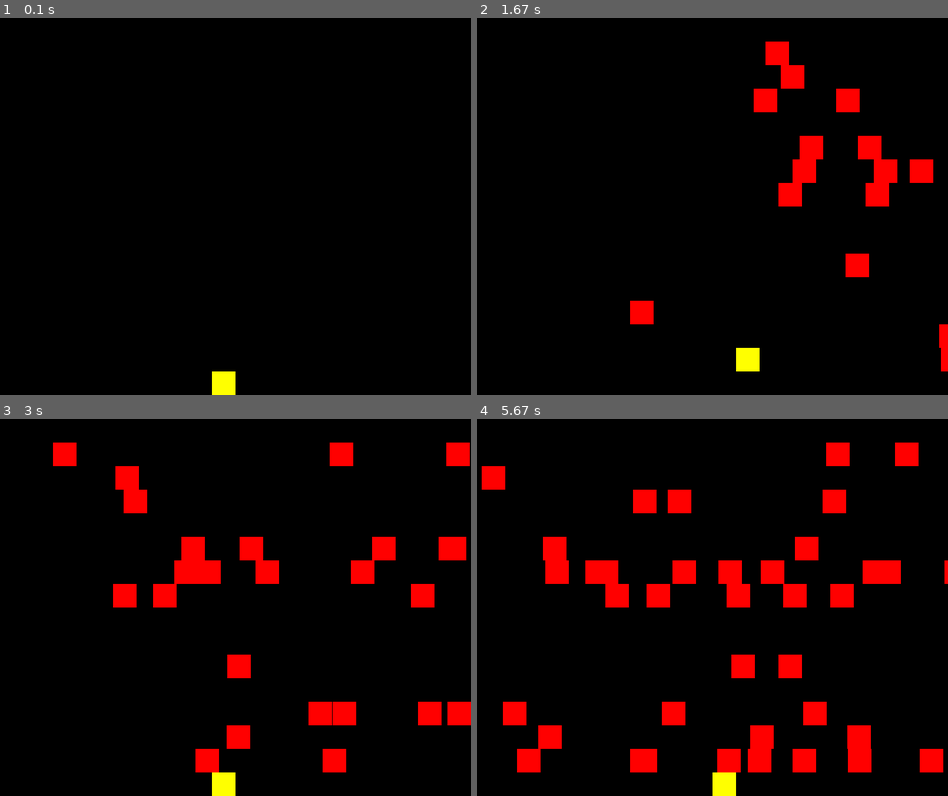
Above: before the commit, frames 1-4 (two rows, left to right).
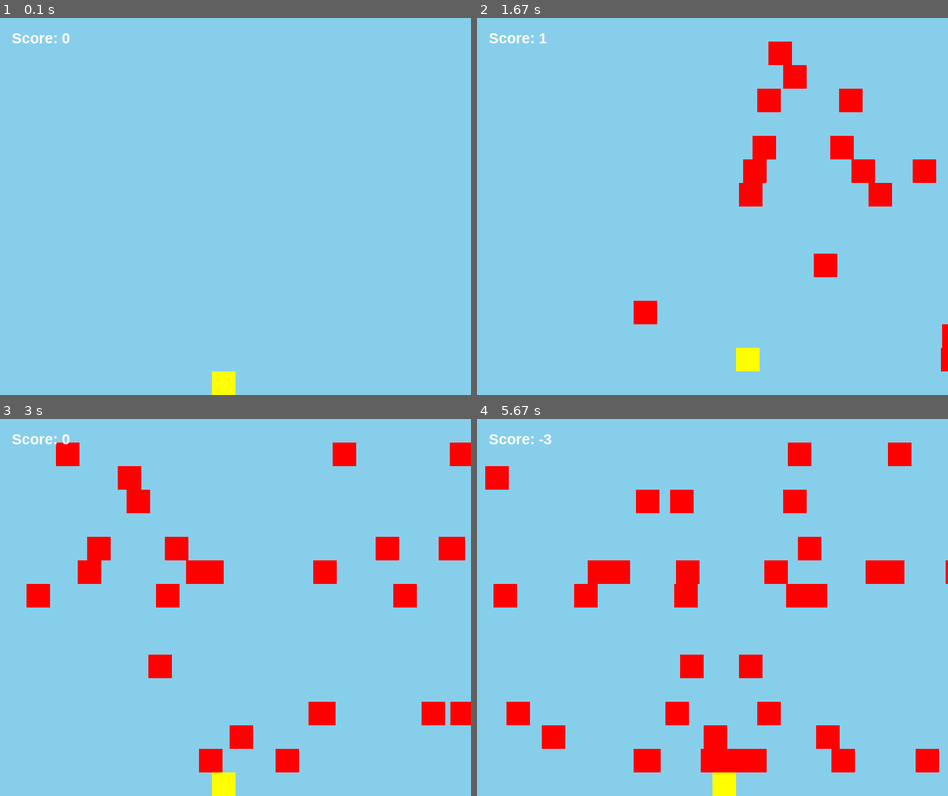
Above: after the commit, the same moments.

Repository: bhornby/Hornby-Classwork
Game: pygame game, started from python/Mini Project/Mini proj.py
Same seed, same stepped clock (60 frames per second), same inputs: the game is played once before the commit and once after it.
Inputs:
- Up to frame 1 (0.1 s): no input
- Up to frame 2 (1.67 s): hold Right 0.33-0.8 s; hold Up 0.83-1.13 s; hold Right 1.17-1.63 s
- Up to frame 3 (3 s): hold Left 1.67-2.2 s; hold Down 2.23-2.53 s; hold Left 2.57-2.97 s
- Up to frame 4 (5.67 s): hold Down 3-3.37 s; hold Right 3.4-4.03 s; hold Down 4.07-4.43 s; hold Left 4.47-4.93 s; hold Right 4.97-5.43 s; hold Down from 5.47 s (still down)

The runs differ from the first frame. In frame 1, 100% of the frame differs, in the area x 0-100%, y 0-100%; in frame 2, 98%; in frame 3, 95%; in frame 4, 94%.

Commit message:
working
score and game over screen work
fixing the buggy score

Diff:
--- a/python/Mini Project/Mini proj.py
+++ b/python/Mini Project/Mini proj.py
@@ -5,7 +5,7 @@
 BLACK = (0,0,0)
 WHITE = (255,255,255)
 RED = (255,0,0,)
-BLUE = (0,0,225)
+BLUE = (135,206,235)
 YELLOW = (255,255,0)
 
 block_size = 40
@@ -32,6 +32,9 @@
         self.speed_y = 0
         self.image = pygame.Surface([width,height])
         self.image.fill(colour)
+        self.score = 0
+        self.old_score = 0
+        self.lives = 1
 
         #set position of player
         self.rect = self.image.get_rect()
@@ -62,6 +65,8 @@
 
         self.old_y = self.rect.y
         self.old_x = self.rect.x
+
+        self.old_score = self.score
 
     def player_set_speed(self,x,y):
         self.speed_x = x
@@ -101,13 +106,19 @@
     x = screen.get_width()
     r = random.randint(0,9)
     y = car_lane_list[random.randint(0,len(car_lane_list)-1)]
-    speed = random.randint(3,6)
+    speed = random.randint(4,6)
     if r%7 == 0:
         my_car = Car(RED,block_size,block_size,x,y,speed)
         all_sprite_group.add(my_car)
         car_group.add(my_car)
     #end if
 #end procedure
+
+def show_score(x,y):
+    font = pygame.font.SysFont('Arial', 25, True, False)
+    text = font.render("Score: " + str(my_player.score),True,WHITE)
+    screen.blit(text, (x,y))
+#end functions
 
 pygame.init()
 #game loop
@@ -124,28 +135,38 @@
                 my_player.player_set_speed(40,0)
             elif event.key == pygame.K_UP:
                 my_player.player_set_speed(0,-40)
+                my_player.score = my_player.score + 1
             elif event.key == pygame.K_DOWN:
                 my_player.player_set_speed(0,40)
+                my_player.score = my_player.score - 1
 
         elif event.type == pygame.KEYUP:
             if event.key == pygame.K_RIGHT or event.key == pygame.K_LEFT or event.key == pygame.K_UP or event.key == pygame.K_DOWN:
                 my_player.player_set_speed(0,0)
 
+    player_hit_group = pygame.sprite.spritecollide(my_player, car_group, True)
+    for x in player_hit_group:
+        my_player.lives = my_player.lives - 1
+    #next x
+    if my_player.lives < 1:
+        screen.fill(WHITE)
+        font= pygame.font.SysFont('Arial', 50, True, False)
+        font2= pygame.font.SysFont('Arial', 20, True, False)
+        text = font.render("Game Over",True,BLACK)
+        text2 = font2.render("Score: " + str(my_player.old_score),True,BLACK)
+        screen.blit(text, (screen.get_width()//2 - text.get_width()//2,screen.get_height()//2 - text.get_height()//2))
+        screen.blit(text2, (screen.get_width()//2 - text2.get_width()//2,screen.get_height()//1.8 - text2.get_height()//2))
 
-
-
+    else:
+        #update all sprites
+        all_sprite_group.update()
+        #screen background is black
+        screen.fill(BLUE)
+        #draw function
+        all_sprite_group.draw(screen)
 
     car_spawn()
-    #update all sprites
-    all_sprite_group.update()
-    #screen background is black
-    screen.fill(BLACK)
-    #draw function
-    all_sprite_group.draw(screen)
-    #flip display to show new position of objects
-
-
-
+    show_score(20,20)
     pygame.display.flip()
     clock.tick(60)
 
